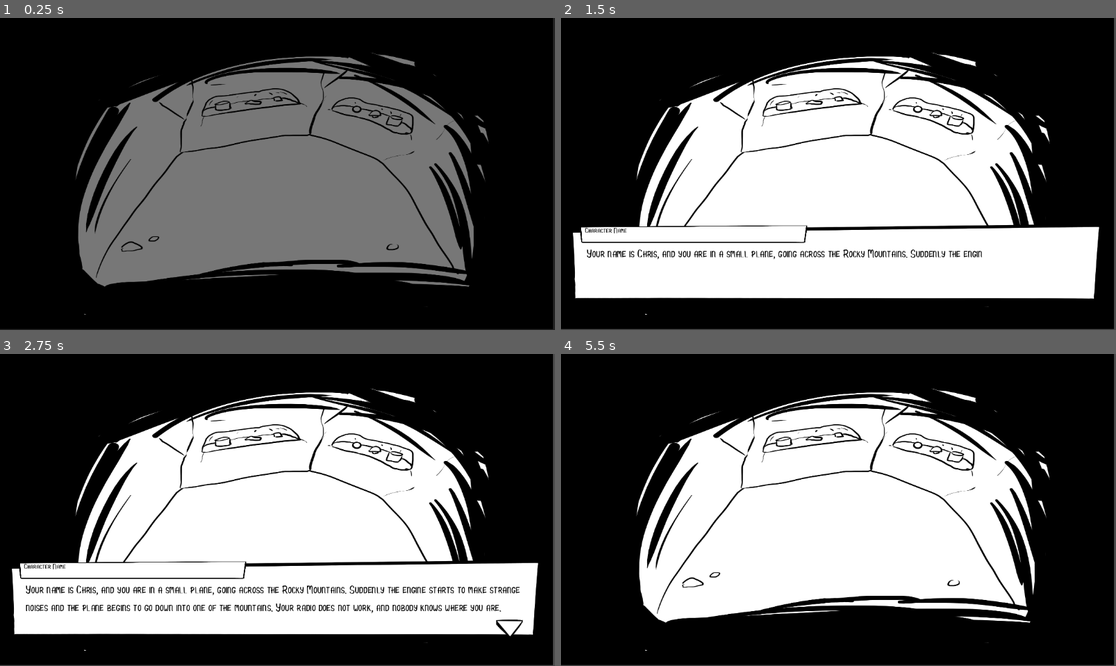
Above: before the commit, frames 1-4 (two rows, left to right).
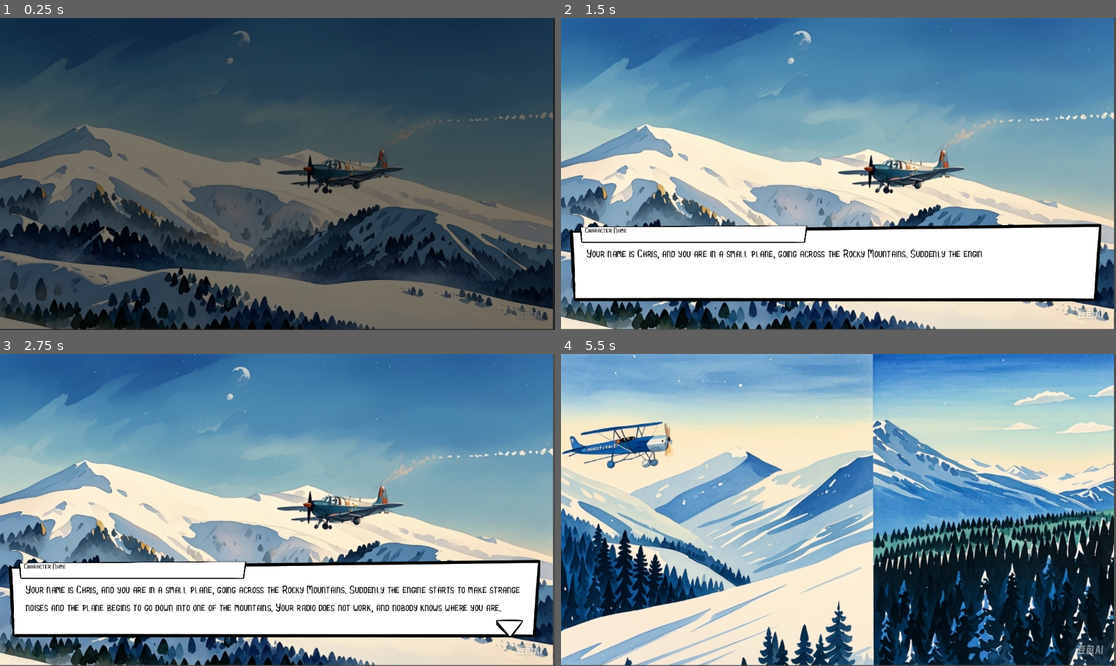
Above: after the commit, the same moments.

Repository: solomonlu/Godot-Survive-
Game: Godot game, scene res://scenes/Game.tscn
Two runs of this game, one before a commit and one after it. Both use one fixed random seed, a clock stepped at 60 frames per second and the inputs below.
Inputs (mouse positions are in pixels of both pictures, inside the frame that each line leads up to):
- Up to frame 1 (0.25 s): no input
- Up to frame 2 (1.5 s): move the mouse to (960, 158) at 0.52 s; press the mouse at (960, 158) at 0.53 s; move the mouse to (727, 189) at 1.27 s; release the mouse at (727, 189) at 1.28 s; tap E (interact) at 1.35 s
- Up to frame 3 (2.75 s): tap Enter at 2 s; move the mouse to (333, 441) at 2.02 s; press the mouse at (333, 441) at 2.03 s
- Up to frame 4 (5.5 s): tap Space at 2.75 s; move the mouse to (810, 572) at 2.77 s; release the mouse at (810, 572) at 2.78 s; tap E (interact) at 2.85, 5.1 s; tap Enter at 3.5 s; move the mouse to (1005, 556) at 3.52 s; press the mouse at (1005, 556) at 3.53 s; release the mouse at (1005, 556) at 4.25 s; click "Next" at 4.25 s; move the mouse to (672, 463) at 5.02 s

The runs differ from the first frame. In frame 1, 90% of the frame differs, in the area x 0-100%, y 0-100%; in frame 2, 76%; in frame 3, 76%; in frame 4, 97%.

Commit message:
修改所有的背景图片

Diff:
--- a/scenes/Game.gd
+++ b/scenes/Game.gd
@@ -5,7 +5,8 @@
 
 # Called when the node enters the scene tree for the first time.
 func _ready():
-	pass # Replace with function body.
+	var texture = load("res://textures/background/" + str(GameState.current_scene) + ".jpeg")
+	$CanvasLayer/Background.texture = texture
 
 func _input(event):
 	if event.is_action_pressed("click"):
Binary file added: textures/background/1.jpeg
Not shown, added: textures/background/1.jpeg.import
Binary file added: textures/background/10.jpeg
Not shown, added: textures/background/10.jpeg.import
Binary file added: textures/background/11.jpeg
Not shown, added: textures/background/11.jpeg.import
Binary file added: textures/background/12.jpeg
Not shown, added: textures/background/12.jpeg.import
Binary file added: textures/background/13.jpeg
Not shown, added: textures/background/13.jpeg.import
Binary file added: textures/background/14.jpeg
Not shown, added: textures/background/14.jpeg.import
(and 68 more such lines)
